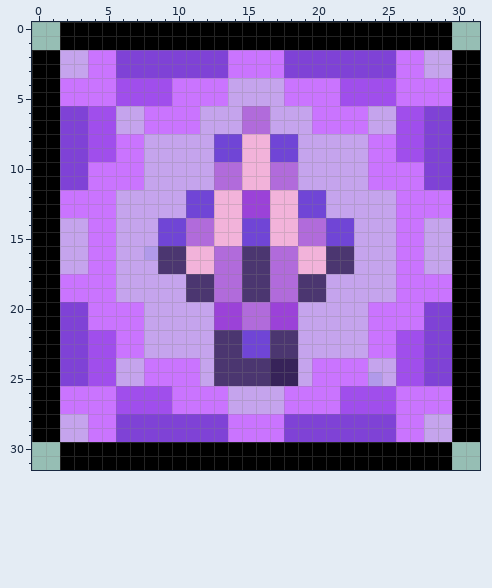
One commit to this pixel-art sprite: Content/Buffs/GoodBuffs/ChandriumEmpowerment.png. The first picture shows the starting point.
The file is 32x32 pixels. Colours within 5 levels of each other are drawn and written as one.
New version:
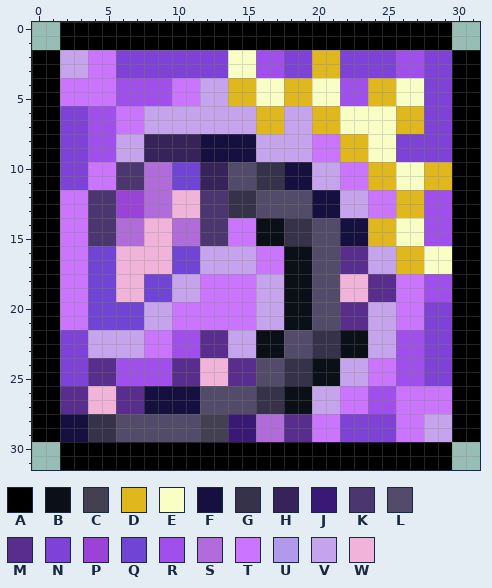
Palette (. is transparent): A #000000  B #0b0f18  C #424051  D #e0b71d  E #f9ffc4  F #161041  G #35324a  H #372359  J #3a1976  K #4b3670  L #534b6a  M #582d8e  N #7f42d6  P #9b42d8  Q #7045d6  R #a04eec  S #b16bdb  T #ca74ff  U #b19aea  V #c5a4ed  W #f2b3da
From old to new:
Changed rows in their new state; - is an unchanged pixel.
first column x 2:
 2 ------------EERR--DD----RRNN
 3 ------------EERR--DD----RRNN
 4 ----------VVDDEEDDEE--DDEENN
 5 ----------VVDDEEDDEE--DDEENN
 6 ----TTVVVV---VDD--DDEEEEDD--
 7 ----TTVVVV---VDD--DDEEEEDD--
 8 ----VVHHHHFFFFVVV-TTDDEENN--
 9 ----VVHHHHFFFFVVV-TTDDEENN--
10 ----KKSSQQHHLLGGFF--TTDDEEDD
11 ----KKSSQQHHLLGGFF--TTDDEEDD
12 --KKPPSSWWKKGGLLLLFF--TTDDRR
13 --KKPPSSWWKKGGLLLLFF--TTDDRR
14 TTKKSSWWS-KKTTBBGGLLFFDDEERR
15 TTKKSSWWS-KKTTBBGGLLFFDDEERR
16 TTQQWWWWQQVVVVTTBBLLMM--DDEE
17 TTQQWWWWQQVVVVTTBBLLMM--DDEE
18 --QQWWQQ-VTTTTVVBBLLWWMM--RR
19 --QQWWQQ-VTTTTVVBBLLWWMM--RR
20 TTQQQQ--TTTTTTVVBBLLMMVV----
21 TTQQQQ--TTTTTTVVBBLLMMVV----
22 --VVVVTTRRMMVVBBLLGGBBVV----
23 --VVVVTTRRMMVVBBLLGGBBVV----
24 --MMRRRRMMWWMMLLGGBBVVTT----
25 --MMRRRRMMWWMMLLGGBBVVTT----
26 MMWWMMFFFFLLLLGGBBVVTT------
27 MMWWMMFFFFLLLLGGBBVVTT------
28 FFGGLLLLLLCCJJSSMMTT--------
29 FFGGLLLLLLCCJJSSMMTT--------
